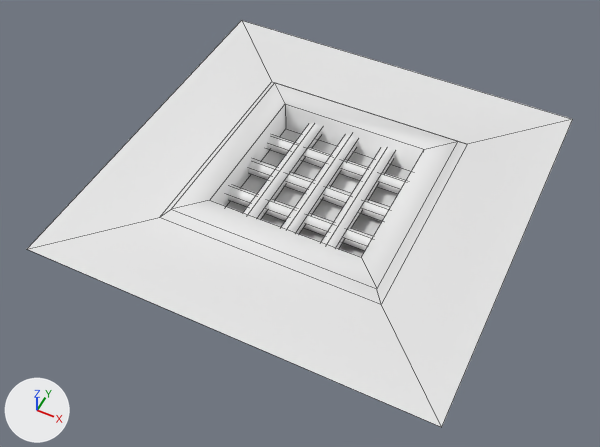
Before and after pictures for a commit that changed the FBX model Enter The Isaac/Assets/Models/Environment/Oubliette/Grate_low.fbx.
Before and after are seen from a camera (50 mm lens) standing at (2.96, -2.47, 9.86) and looking at (1.05, 1.36, 5.08). Every picture has the same lights, and +X, +Y and +Z are marked at lower left. Mesh edges are drawn as thin lines. Where no turn or scale is listed for an object, it has been applied to the vertices.

In view in the first picture: 'Grate_low'.
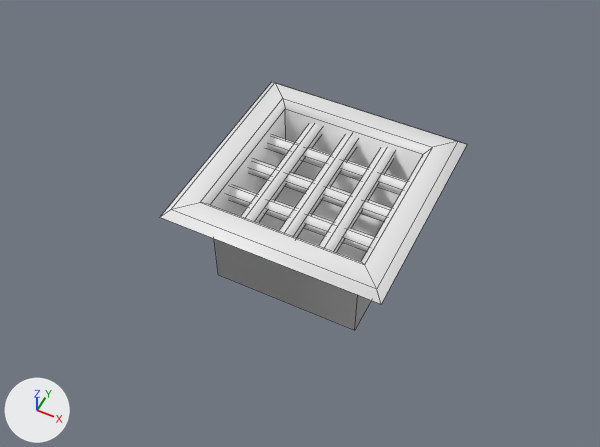
What the commit changed:
me_plane_031 is used by ob_grate_low; location (-0.346, 2.975, 5.501).
me_plane_031 had 92 vertices, 53 faces and spanned x 0.0..3.0, y -3.0..0.0, z -0.21..0.06.
me_plane_031 now has 92 vertices, 53 faces and spans x 0.65..2.35, y -2.35..-0.65, z -0.8..0.06.
Part 1, on me_plane_031:
8 vertices are removed from x 0.0..3.0, y -3.0..0.0, z -0.21..0.0.
9 faces are deleted.
4 vertices move from x 0.91..2.09, y -2.09..-0.91, z 0.06 to x 0.86..2.14, y -2.14..-0.86, z 0.06.
8 vertices are added at x 0.91..2.09, y -2.09..-0.91, z -0.8..0.01.
9 new faces join them.

Changed parts and their boxes [x1, y1, x2, y2] in the pictures (600 x 447 px; the box of a moved part takes in the faces that stretch with it):
'Grate_low', reshaped (44% narrower, 39% shorter): before [27, 20, 573, 427]; after [160, 82, 467, 330]
part 1 of me_plane_031, moved or reshaped: before [27, 20, 573, 427]; after [172, 83, 458, 330]
